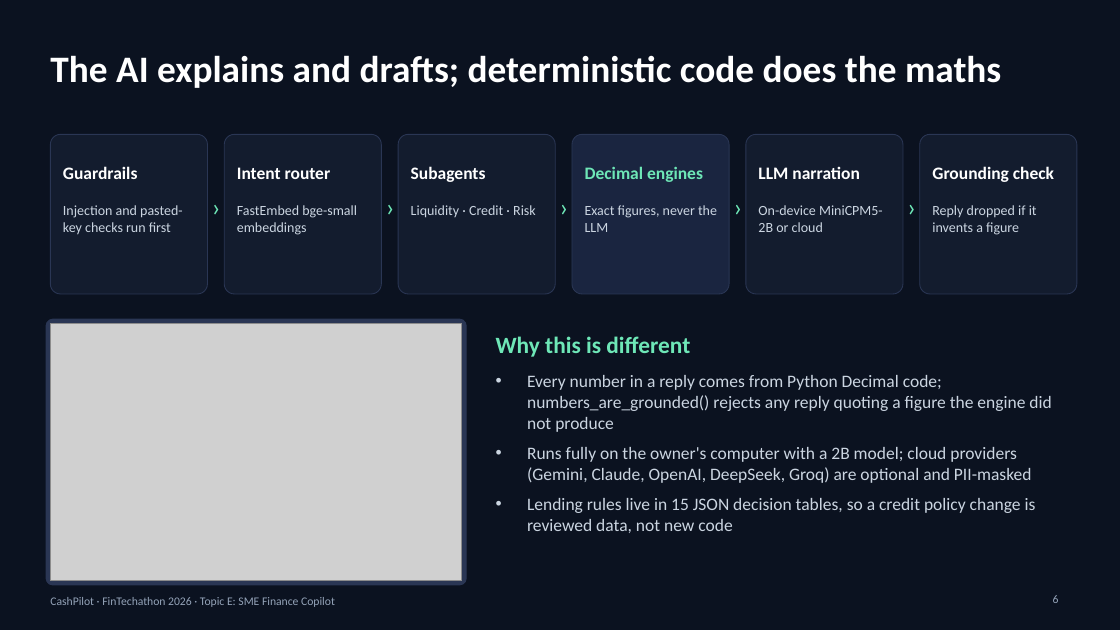
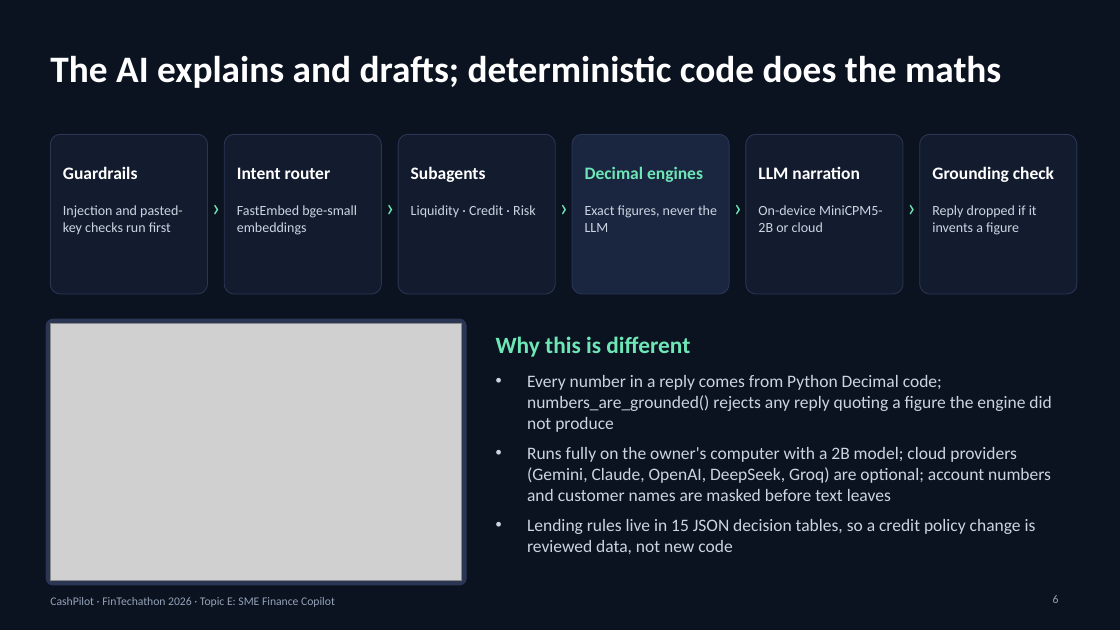
Before and after one commit to SamJU25/CashPilot, a slide deck: slide 6 of submission/02-presentation-deck/CashPilot_Presentation.pptx. Drawn at 1120x630 pixels with LibreOffice and Linux fonts; fonts in the diff are those of the drawing; grey boxes stand for pictures. Boxes give left, top, right and bottom in pixels: in the first picture for what was removed or moved away, otherwise in the second. Text is boxed around its words. In the diff, an @@ line names an element or a change of style, - is before the commit and + after.

```diff
--- a/submission/02-presentation-deck/CashPilot_Presentation.pptx
+++ b/submission/02-presentation-deck/CashPilot_Presentation.pptx
@@ text at (527, 447, 1051, 501): text changed @@
-• Runs fully on the owner's computer with a 2B model; cloud providers (Gemini, Claude, OpenAI, DeepSeek, Groq) are optional and PII-masked
+• Runs fully on the owner's computer with a 2B model; cloud providers (Gemini, Claude, OpenAI, DeepSeek, Groq) are optional; account numbers and customer names are masked before text leaves
```
Also in this commit, not shown: 2 other slides changed, 45 other files.
